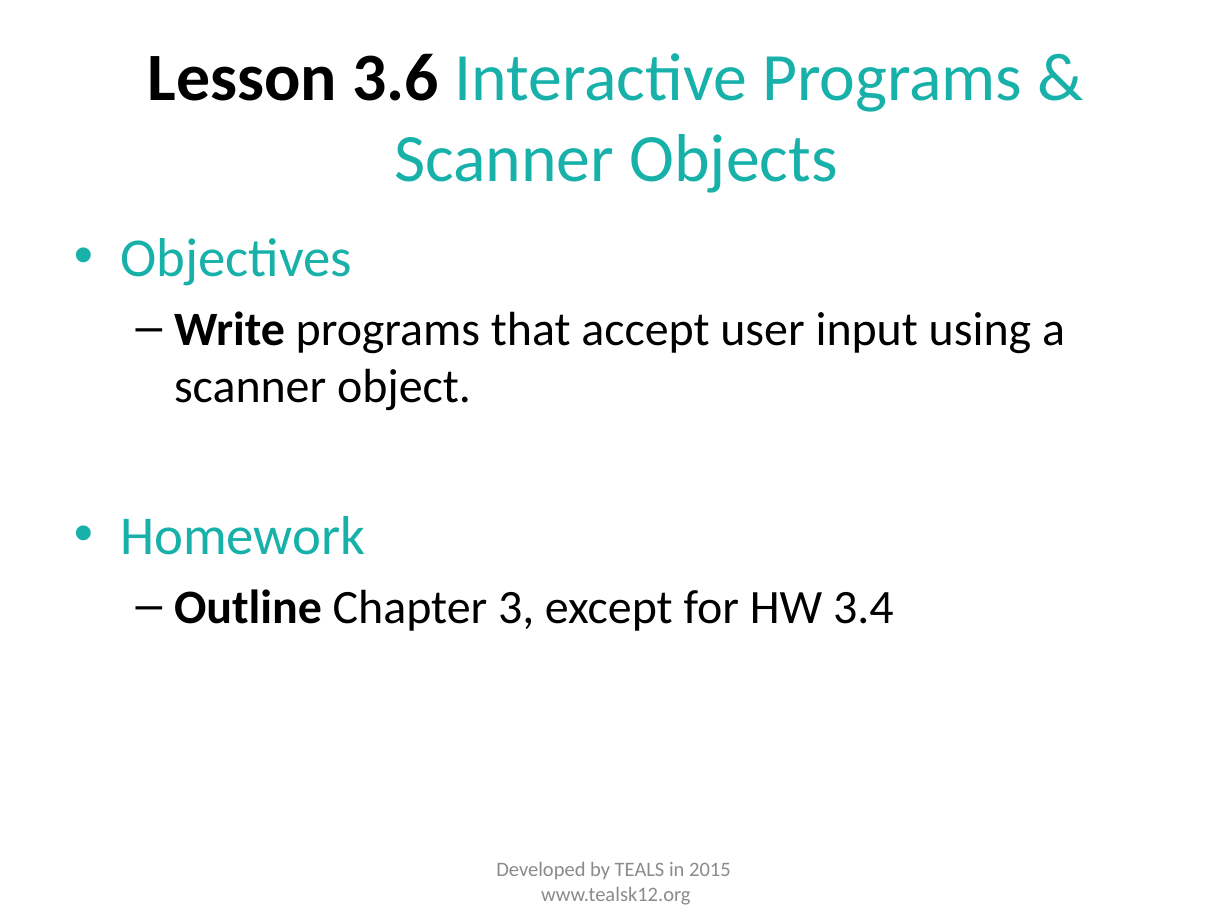
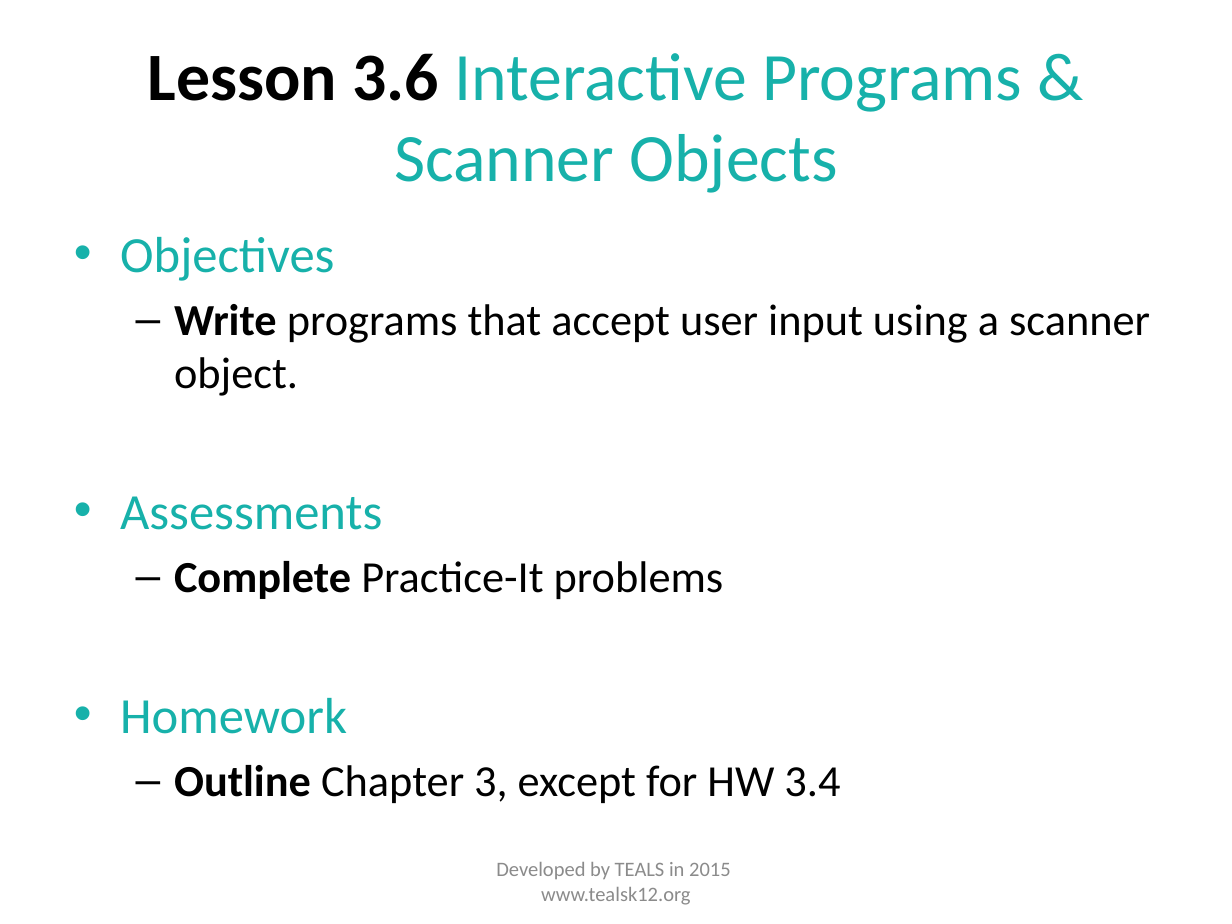
Before and after one commit to TEALSK12/apcsa-public, a slide deck: slide 7 of curriculum/Unit3/Unit 3 Slides.pptx. Drawn at 1232x924 pixels with LibreOffice and Linux fonts; fonts in the diff are those of the drawing. Boxes give left, top, right and bottom in pixels: in the first picture for what was removed or moved away, otherwise in the second. Text is boxed around its words. In the diff, an @@ line names an element or a change of style, - is before the commit and + after.

```diff
--- a/curriculum/Unit3/Unit 3 Slides.pptx
+++ b/curriculum/Unit3/Unit 3 Slides.pptx
@@ text at bbox=[120, 237, 1150, 803]: size 32 to 29.6 pt in "Objectives", "Homework"; size 28 to 25.9 pt in "Write programs that accept user input using ...", "Outline Chapter 3, except for HW 3.4" @@
@@ text at bbox=[120, 496, 724, 599]: paragraphs added @@
+• Assessments
+  – Complete Practice-It problems
```
Also in this commit, not shown: 5 other slides changed, 21 other files.
